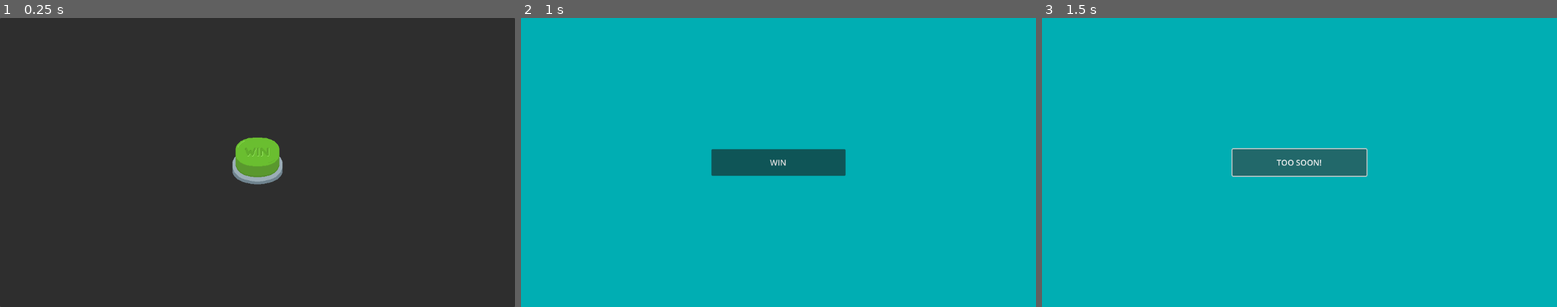
Above: before the commit, frames 1-3 (left to right).
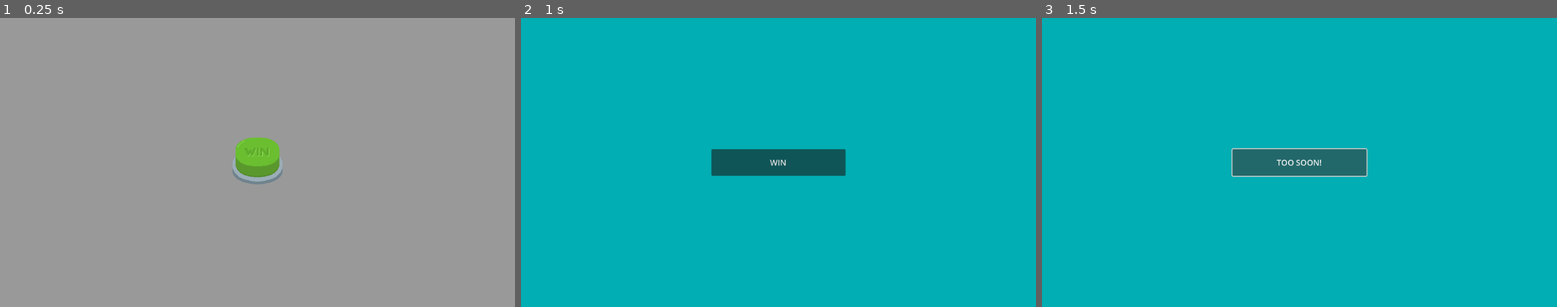
Above: after the commit, the same moments.

Repository: Ruebenritter/theonebuttongame
Game: Godot game, scene res://views/main.tscn
Same seed, same stepped clock (60 frames per second), same inputs: the game is played once before the commit and once after it.
Inputs (mouse positions are in pixels of both pictures, inside the frame that each line leads up to):
- Up to frame 1 (0.25 s): no input
- Up to frame 2 (1 s): click (778, 162) at 0.5 s
- Up to frame 3 (1.5 s): click "WIN" at 1.25 s

The runs differ from the first frame. In frame 1, 99% of the frame differs, in the area x 0-100%, y 0-100%; in frame 2, nothing differs; in frame 3, nothing differs.

Commit message:
removed wrong loading logic

Diff:
--- a/view_models/loading.gd
+++ b/view_models/loading.gd
@@ -4,27 +4,12 @@
 signal lost
 signal won
 
-@onready var button: TextureButton = $"PanelContainer/CenterContainer/Button"
-@onready var anim: AnimatedSprite2D = $"PanelContainer/CenterContainer/Button/AnimatedSprite2D"
+@onready var button: TextureButton = $"PanelContainer/CenterContainer/LoadingButton"
+@onready var anim: AnimatedSprite2D = $"PanelContainer/CenterContainer/LoadingButton/AnimatedSprite2D"
 
-var is_loaded: bool = false
-
-func _ready() -> void:
-    while true:
-        anim.play("default")
-        await anim.animation_finished
-        is_loaded = true
-        await get_tree().create_timer(1).timeout
-        print("Button is loaded and ready to be pressed.")
-        anim.play_backwards("default")
-        await anim.animation_finished
-        is_loaded = false
-
-
-func _on_loading_button_pressed() -> void:
-    if is_loaded:
-        print("Button pressed after loading.")
-        won.emit()
-    else:
-        print("Button pressed before loading.")
-        lost.emit()
+enum button_states {
+	LOADING,
+	READY,
+	UNLOADING,
+	IDLE
+}
--- a/view_models/main.gd
+++ b/view_models/main.gd
@@ -10,6 +10,7 @@
 
 func load_level(index: int):
 	if current_level:
+		remove_child(current_level)
 		current_level.queue_free()
 
 	if index < 0 or index >= scene_list.size():
--- a/views/genesis.tscn
+++ b/views/genesis.tscn
@@ -1,7 +1,9 @@
-[gd_scene load_steps=9 format=3 uid="uid://b1mqf6vkuiv4m"]
+[gd_scene load_steps=10 format=3 uid="uid://b1mqf6vkuiv4m"]
 
 [ext_resource type="Script" uid="uid://dyybotdxw6ppf" path="res://view_models/genesis.gd" id="1_4efmx"]
 [ext_resource type="Texture2D" uid="uid://dp7688iwpastv" path="res://assets/green_button.png" id="2_7lnu2"]
+
+[sub_resource type="StyleBoxFlat" id="StyleBoxFlat_7lnu2"]
 
 [sub_resource type="AtlasTexture" id="AtlasTexture_jt6qo"]
 atlas = ExtResource("2_7lnu2")
@@ -62,6 +64,7 @@
 anchor_bottom = 1.0
 grow_horizontal = 2
 grow_vertical = 2
+theme_override_styles/panel = SubResource("StyleBoxFlat_7lnu2")
 
 [node name="CenterContainer" type="CenterContainer" parent="PanelContainer"]
 layout_mode = 2
--- a/views/loading.tscn
+++ b/views/loading.tscn
@@ -1,7 +1,175 @@
-[gd_scene load_steps=2 format=3 uid="uid://bwudlepupgpia"]
+[gd_scene load_steps=26 format=3 uid="uid://bwudlepupgpia"]
+
+[ext_resource type="Script" uid="uid://dstwcuqqfhlsc" path="res://view_models/loading.gd" id="1_ugbr8"]
+[ext_resource type="Texture2D" uid="uid://bh14sej47dw76" path="res://assets/progress_button.png" id="2_gykgn"]
 
 [sub_resource type="StyleBoxFlat" id="StyleBoxFlat_a4wj6"]
 bg_color = Color(0.714756, 0.485099, 0.870554, 1)
+
+[sub_resource type="AtlasTexture" id="AtlasTexture_5wxnl"]
+atlas = ExtResource("2_gykgn")
+region = Rect2(0, 0, 256, 128)
+
+[sub_resource type="AtlasTexture" id="AtlasTexture_kbg4d"]
+atlas = ExtResource("2_gykgn")
+region = Rect2(256, 0, 256, 128)
+
+[sub_resource type="AtlasTexture" id="AtlasTexture_36tia"]
+atlas = ExtResource("2_gykgn")
+region = Rect2(512, 0, 256, 128)
+
+[sub_resource type="AtlasTexture" id="AtlasTexture_4fsfw"]
+atlas = ExtResource("2_gykgn")
+region = Rect2(768, 0, 256, 128)
+
+[sub_resource type="AtlasTexture" id="AtlasTexture_ki6pu"]
+atlas = ExtResource("2_gykgn")
+region = Rect2(1024, 0, 256, 128)
+
+[sub_resource type="AtlasTexture" id="AtlasTexture_pw8b0"]
+atlas = ExtResource("2_gykgn")
+region = Rect2(1280, 0, 256, 128)
+
+[sub_resource type="AtlasTexture" id="AtlasTexture_bcbet"]
+atlas = ExtResource("2_gykgn")
+region = Rect2(1536, 0, 256, 128)
+
+[sub_resource type="AtlasTexture" id="AtlasTexture_au6sb"]
+atlas = ExtResource("2_gykgn")
+region = Rect2(1792, 0, 256, 128)
+
+[sub_resource type="AtlasTexture" id="AtlasTexture_8hl5x"]
+atlas = ExtResource("2_gykgn")
+region = Rect2(2048, 0, 256, 128)
+
+[sub_resource type="AtlasTexture" id="AtlasTexture_qfh3h"]
+atlas = ExtResource("2_gykgn")
+region = Rect2(2304, 0, 256, 128)
+
+[sub_resource type="AtlasTexture" id="AtlasTexture_wcilb"]
+atlas = ExtResource("2_gykgn")
+region = Rect2(2560, 0, 256, 128)
+
+[sub_resource type="AtlasTexture" id="AtlasTexture_rflcg"]
+atlas = ExtResource("2_gykgn")
+region = Rect2(4096, 0, 256, 128)
+
+[sub_resource type="AtlasTexture" id="AtlasTexture_4lfhx"]
+atlas = ExtResource("2_gykgn")
+region = Rect2(4352, 0, 256, 128)
+
+[sub_resource type="AtlasTexture" id="AtlasTexture_n5x08"]
+atlas = ExtResource("2_gykgn")
+region = Rect2(4608, 0, 256, 128)
+
+[sub_resource type="AtlasTexture" id="AtlasTexture_65b7i"]
+atlas = ExtResource("2_gykgn")
+region = Rect2(4864, 0, 256, 128)
+
+[sub_resource type="AtlasTexture" id="AtlasTexture_rrxp6"]
+atlas = ExtResource("2_gykgn")
+region = Rect2(5120, 0, 256, 128)
+
+[sub_resource type="AtlasTexture" id="AtlasTexture_8vocr"]
+atlas = ExtResource("2_gykgn")
+region = Rect2(2816, 0, 256, 128)
+
+[sub_resource type="AtlasTexture" id="AtlasTexture_y85pp"]
+atlas = ExtResource("2_gykgn")
+region = Rect2(3072, 0, 256, 128)
+
+[sub_resource type="AtlasTexture" id="AtlasTexture_alifn"]
+atlas = ExtResource("2_gykgn")
+region = Rect2(3328, 0, 256, 128)
+
+[sub_resource type="AtlasTexture" id="AtlasTexture_mgous"]
+atlas = ExtResource("2_gykgn")
+region = Rect2(3584, 0, 256, 128)
+
+[sub_resource type="AtlasTexture" id="AtlasTexture_8armr"]
+atlas = ExtResource("2_gykgn")
+region = Rect2(3840, 0, 256, 128)
+
+[sub_resource type="SpriteFrames" id="SpriteFrames_i0woq"]
+animations = [{
+"frames": [{
+"duration": 1.0,
+"texture": SubResource("AtlasTexture_5wxnl")
+}, {
+"duration": 1.0,
+"texture": SubResource("AtlasTexture_kbg4d")
+}, {
+"duration": 1.0,
+"texture": SubResource("AtlasTexture_36tia")
+}, {
+"duration": 1.0,
+"texture": SubResource("AtlasTexture_4fsfw")
+}, {
+"duration": 1.0,
+"texture": SubResource("AtlasTexture_ki6pu")
+}, {
+"duration": 1.0,
+"texture": SubResource("AtlasTexture_pw8b0")
+}, {
+"duration": 1.0,
+"texture": SubResource("AtlasTexture_bcbet")
+}, {
+"duration": 1.0,
+"texture": SubResource("AtlasTexture_au6sb")
+}, {
+"duration": 1.0,
+"texture": SubResource("AtlasTexture_8hl5x")
+}, {
+"duration": 1.0,
+"texture": SubResource("AtlasTexture_qfh3h")
+}, {
+"duration": 1.0,
+"texture": SubResource("AtlasTexture_wcilb")
+}],
+"loop": true,
+"name": &"loading",
+"speed": 5.0
+}, {
+"frames": [{
+"duration": 1.0,
+"texture": SubResource("AtlasTexture_rflcg")
+}, {
+"duration": 1.0,
+"texture": SubResource("AtlasTexture_4lfhx")
+}, {
+"duration": 1.0,
+"texture": SubResource("AtlasTexture_n5x08")
+}, {
+"duration": 1.0,
+"texture": SubResource("AtlasTexture_65b7i")
+}, {
+"duration": 1.0,
+"texture": SubResource("AtlasTexture_rrxp6")
+}],
+"loop": true,
+"name": &"press_early",
+"speed": 5.0
+}, {
+"frames": [{
+"duration": 1.0,
+"texture": SubResource("AtlasTexture_8vocr")
+}, {
+"duration": 1.0,
+"texture": SubResource("AtlasTexture_y85pp")
+}, {
+"duration": 1.0,
+"texture": SubResource("AtlasTexture_alifn")
+}, {
+"duration": 1.0,
+"texture": SubResource("AtlasTexture_mgous")
+}, {
+"duration": 1.0,
+"texture": SubResource("AtlasTexture_8armr")
+}],
+"loop": true,
+"name": &"press_win",
+"speed": 5.0
+}]
 
 [node name="loading" type="Control"]
 layout_mode = 3
@@ -10,6 +178,7 @@
 anchor_bottom = 1.0
 grow_horizontal = 2
 grow_vertical = 2
+script = ExtResource("1_ugbr8")
 
 [node name="PanelContainer" type="PanelContainer" parent="."]
 layout_mode = 1
@@ -27,3 +196,7 @@
 layout_mode = 2
 
 [node name="AnimatedSprite2D" type="AnimatedSprite2D" parent="PanelContainer/CenterContainer/LoadingButton"]
+sprite_frames = SubResource("SpriteFrames_i0woq")
+animation = &"press_win"
+
+[connection signal="pressed" from="PanelContainer/CenterContainer/LoadingButton" to="." method="_on_loading_button_pressed"]
--- a/views/main.tscn
+++ b/views/main.tscn
@@ -1,10 +1,11 @@
-[gd_scene load_steps=6 format=3 uid="uid://c0parosfvi8hf"]
+[gd_scene load_steps=7 format=3 uid="uid://c0parosfvi8hf"]
 
 [ext_resource type="Script" uid="uid://ba5i6sqqpfb8x" path="res://view_models/main.gd" id="1_kvnai"]
 [ext_resource type="PackedScene" uid="uid://b1mqf6vkuiv4m" path="res://views/genesis.tscn" id="2_npfjp"]
 [ext_resource type="PackedScene" uid="uid://o6fvpgfs742w" path="res://views/hold_on.tscn" id="3_bct4t"]
 [ext_resource type="PackedScene" uid="uid://b7e3ejm5elwko" path="res://views/ampel.tscn" id="4_g3jat"]
 [ext_resource type="PackedScene" uid="uid://b7ffog1cwmh4q" path="res://views/reset.tscn" id="5_bct4t"]
+[ext_resource type="PackedScene" uid="uid://bwudlepupgpia" path="res://views/loading.tscn" id="5_g3jat"]
 
 [node name="main" type="Control"]
 layout_mode = 3
@@ -14,4 +15,4 @@
 grow_horizontal = 2
 grow_vertical = 2
 script = ExtResource("1_kvnai")
-scene_list = Array[PackedScene]([ExtResource("2_npfjp"), ExtResource("3_bct4t"), ExtResource("4_g3jat"), ExtResource("5_bct4t")])
+scene_list = Array[PackedScene]([ExtResource("2_npfjp"), ExtResource("3_bct4t"), ExtResource("4_g3jat"), ExtResource("5_bct4t"), ExtResource("5_g3jat")])
Not shown, added: assets/progress_button.png.import
